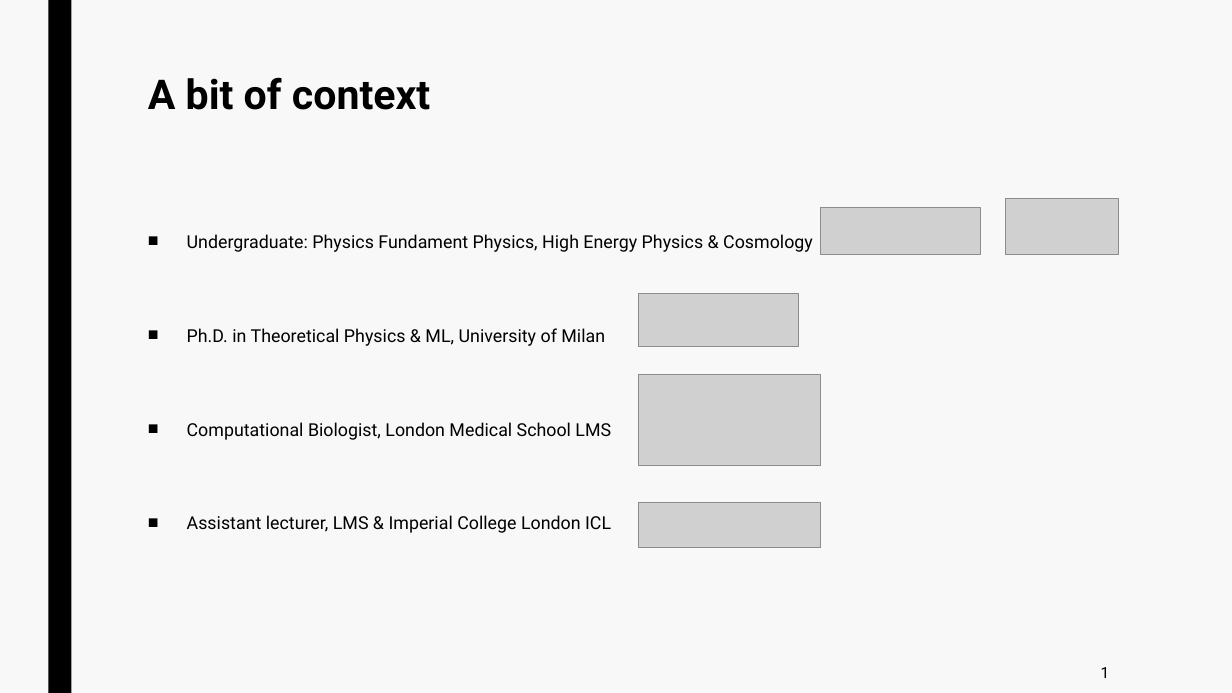
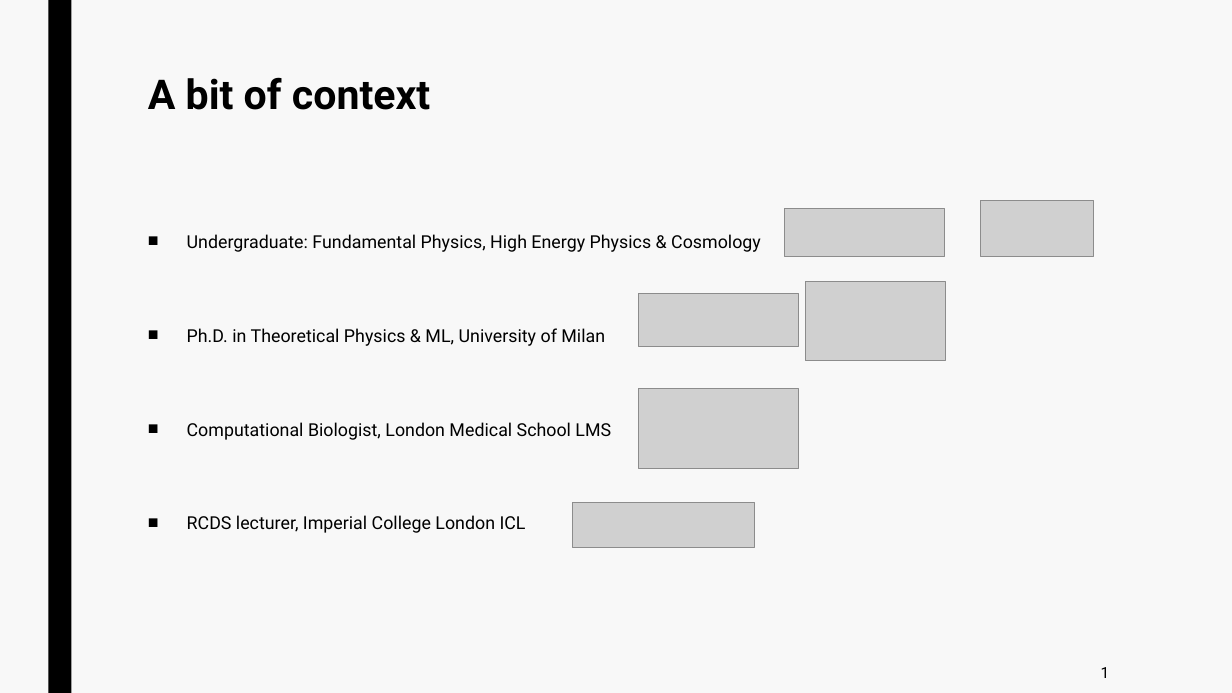
Before and after one commit to jurtasun/presentations, a slide deck: slide 2 of 202410_mrc_symposium/202410_mrc_symposium.ppt. Drawn at 1232x693 pixels with LibreOffice and Linux fonts; fonts in the diff are those of the drawing; grey boxes stand for pictures. Boxes give left, top, right and bottom in pixels: in the first picture for what was removed or moved away, otherwise in the second. Text is boxed around its words. In the diff, an @@ line names an element or a change of style, - is before the commit and + after.

```diff
--- a/202410_mrc_symposium/202410_mrc_symposium.ppt
+++ b/202410_mrc_symposium/202410_mrc_symposium.ppt
@@ picture: place and size @@
-picture at [821,207,981,255]
+picture at [785,209,945,257]
@@ picture: place and size @@
-picture at [1006,199,1118,255]
+picture at [982,200,1094,256]
@@ text at [187,234,761,252]: text changed @@
-■ Undergraduate: Physics Fundament Physics, High Energy Physics & Cosmology
+■ Undergraduate: Fundamental Physics, High Energy Physics & Cosmology
@@ picture added at [805,282,945,360] @@
@@ picture: place and size @@
-picture at [639,375,822,466]
+picture at [639,389,799,469]
@@ picture: place and size @@
-picture at [639,503,822,547]
+picture at [572,503,755,547]
@@ text at [187,515,526,533]: text changed @@
-■ Assistant lecturer, LMS & Imperial College London ICL
+■ RCDS lecturer, Imperial College London ICL
```
Also in this commit, not shown: 3 other slides changed, 1 other file.
